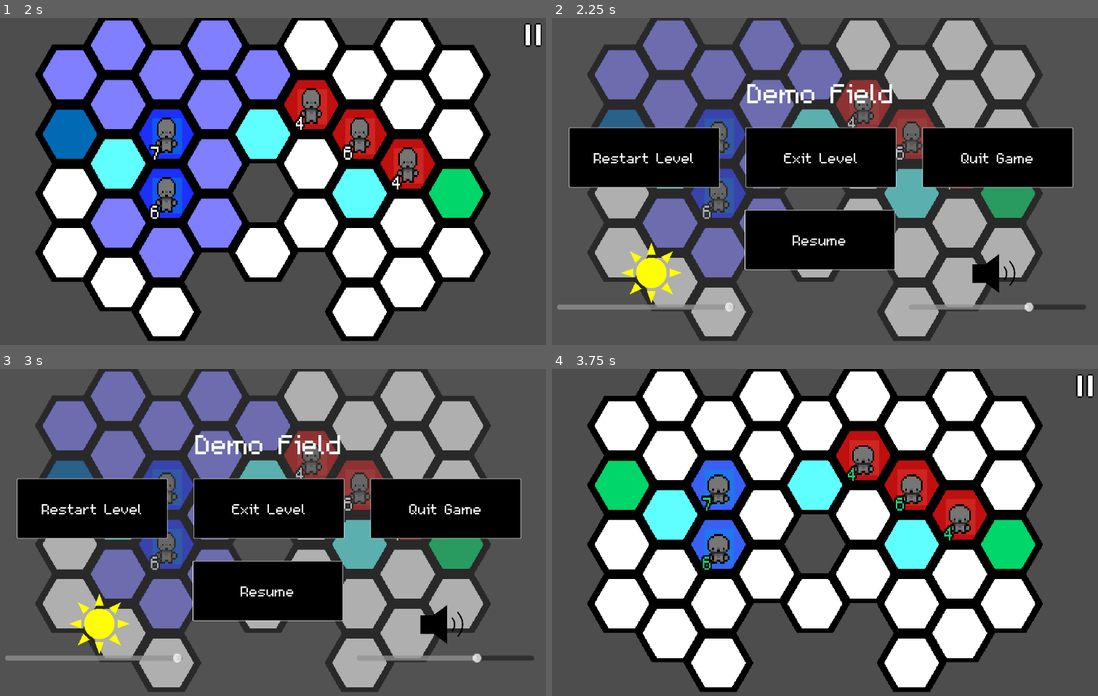
Above: before the commit, frames 1-4 (two rows, left to right).
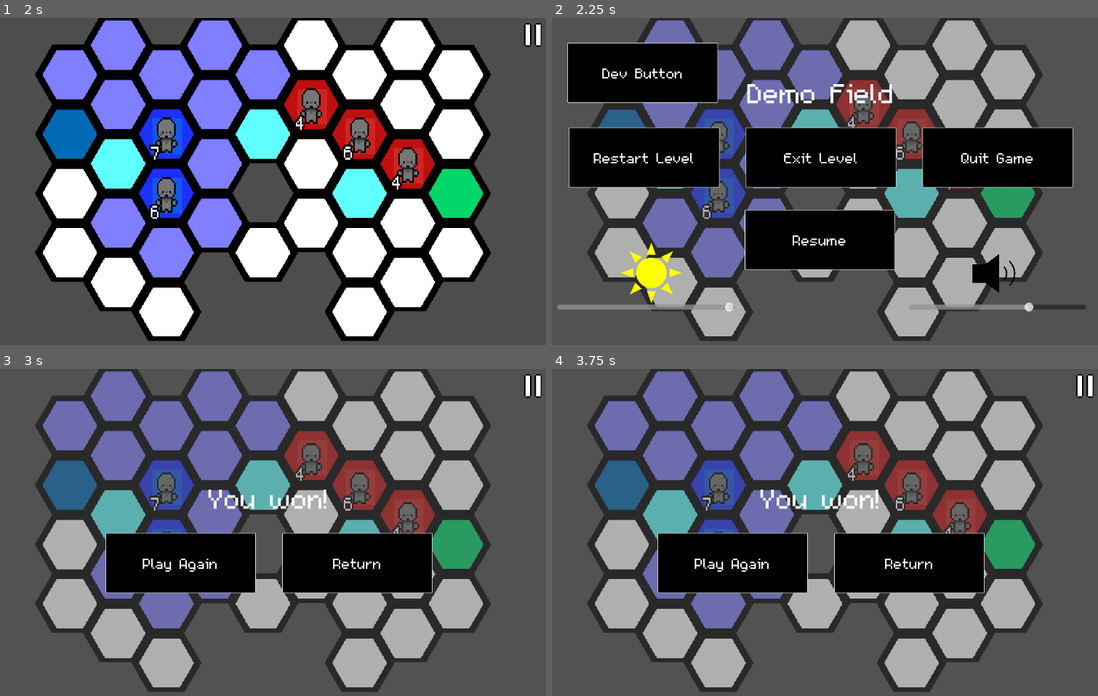
Above: after the commit, the same moments.

Repository: DubiousDuck/Manny-Takes-on-Upper-Management
Game: Godot game, scene res://stages/demo_field.tscn
Two runs of this game, one before a commit and one after it. Both use one fixed random seed, a clock stepped at 60 frames per second and the inputs below. This scene is started directly instead of the project's main scene.
Inputs (mouse positions are in pixels of both pictures, inside the frame that each line leads up to):
- Up to frame 1 (2 s): tap Enter (ui_accept) at 0.5 s; drag from (163, 138) to (360, 138) at 0.52 s; click "Basic Punch" at 1.25 s
- Up to frame 2 (2.25 s): click (1087, 34) at 2 s
- Up to frame 3 (3 s): click (92, 424) at 2.75 s, where only the run after the commit has a clickable "Dev Button"
- Up to frame 4 (3.75 s): click (644, 509) at 3.5 s, where only the run before the commit has a clickable "Restart Level"

Frame 1 is identical in both runs. In frame 2, 5.1% of the frame differs, in the area x 2-31%, y 7-26%; in frame 3, 28%; in frame 4, 60%, in the area x 6-90%, y 0-99%.

Commit message:
dev button fully implemented and event_bus documented

Diff:
--- a/Global/event_bus.gd
+++ b/Global/event_bus.gd
@@ -20,7 +20,7 @@
 
 #Battle Information
 signal unit_died()
-signal battle_ended(result: int)
+signal battle_ended(result: int)  #0 is win, 1 is lose
 signal unit_on_standby()
 
 #Skill Tree
--- a/ui/pause_menu/pause_canvas_layer.gd
+++ b/ui/pause_menu/pause_canvas_layer.gd
@@ -71,3 +71,8 @@
 
 func _on_pause_button_pressed():
 	flipMenuDisplay()
+
+
+func _on_dev_button_pressed():
+	EventBus.battle_ended.emit(0)
+	flipMenuDisplay()
--- a/ui/pause_menu/pause_canvas_layer.tscn
+++ b/ui/pause_menu/pause_canvas_layer.tscn
@@ -150,6 +150,16 @@
 theme_override_font_sizes/font_size = 45
 text = "Resume"
 
+[node name="DevButton" type="Button" parent="BattleMenuControl"]
+custom_minimum_size = Vector2(300, 0)
+layout_mode = 2
+offset_left = 73.0
+offset_top = 48.0
+offset_right = 373.0
+offset_bottom = 169.0
+theme_override_font_sizes/font_size = 45
+text = "Dev Button"
+
 [node name="PauseButton" type="TextureButton" parent="."]
 offset_left = 1058.0
 offset_top = 10.0
@@ -174,4 +184,5 @@
 [connection signal="pressed" from="BattleMenuControl/HBoxContainer/ExitLevel" to="." method="_on_exit_level_pressed"]
 [connection signal="pressed" from="BattleMenuControl/HBoxContainer/QuitGame" to="." method="_on_quit_game_pressed"]
 [connection signal="pressed" from="BattleMenuControl/Resume" to="." method="_on_resume_pressed"]
+[connection signal="pressed" from="BattleMenuControl/DevButton" to="." method="_on_dev_button_pressed"]
 [connection signal="pressed" from="PauseButton" to="." method="_on_pause_button_pressed"]
